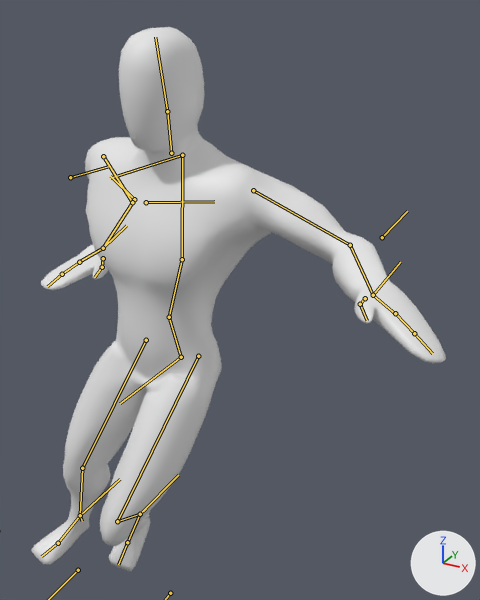
A saved change to the Blender file PongKlohn/Assets/Charakter_Rohling_R.blend.
Camera for both pictures: a 50 mm camera at (6.32, -8.86, 12.87) aimed at (1.16, 0.53, 8.18). The axes (+X, +Y, +Z) are drawn at lower right. The lights are the same throughout. Both versions are drawn at frame 30 of the action 'metarigAction.001'; the numbers are the values there. The bones that bend it are drawn over the model as lines.

Objects in the first picture: 'Testbuddy'.
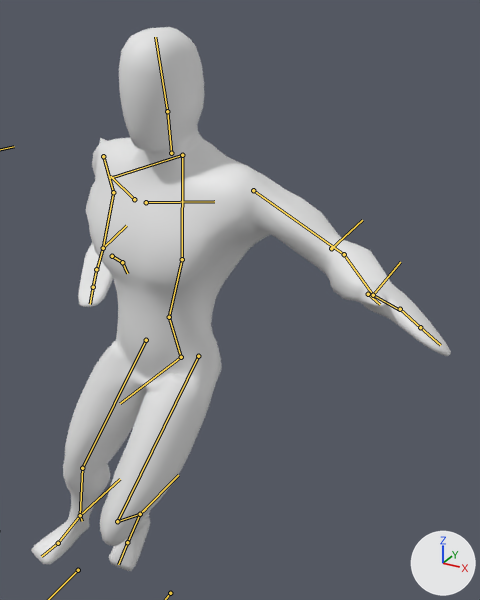
Boxes [x1, y1, x2, y2] around the edits, measured in the pictures (480 x 600 px):
'Testbuddy', posed
    before: [32, 27, 446, 571]
    after: [32, 27, 451, 571]
bone 'PolTarget.L', root to tip
    before: (382, 237) to (407, 211)
    after: (331, 248) to (362, 220)

Diff of the bpy script that builds the scene:
```diff
--- a/PongKlohn/Assets/Charakter_Rohling_R.blend.py
+++ b/PongKlohn/Assets/Charakter_Rohling_R.blend.py
@@ bone_poltarget_l @@
 bone_poltarget_l = bpy.data.objects['metarig'].pose.bones['PolTarget.L']
-bone_poltarget_l.location = (0.097, 0.153, 0.142)
+bone_poltarget_l.location = (0.009, 0.008, 0.153)
@@ bone_poltarget_r @@
 bone_poltarget_r = bpy.data.objects['metarig'].pose.bones['PolTarget.R']
-bone_poltarget_r.location = (-0.053, 0.028, 0.198)
+bone_poltarget_r.location = (-0.274, -0.2, 0.288)
```
